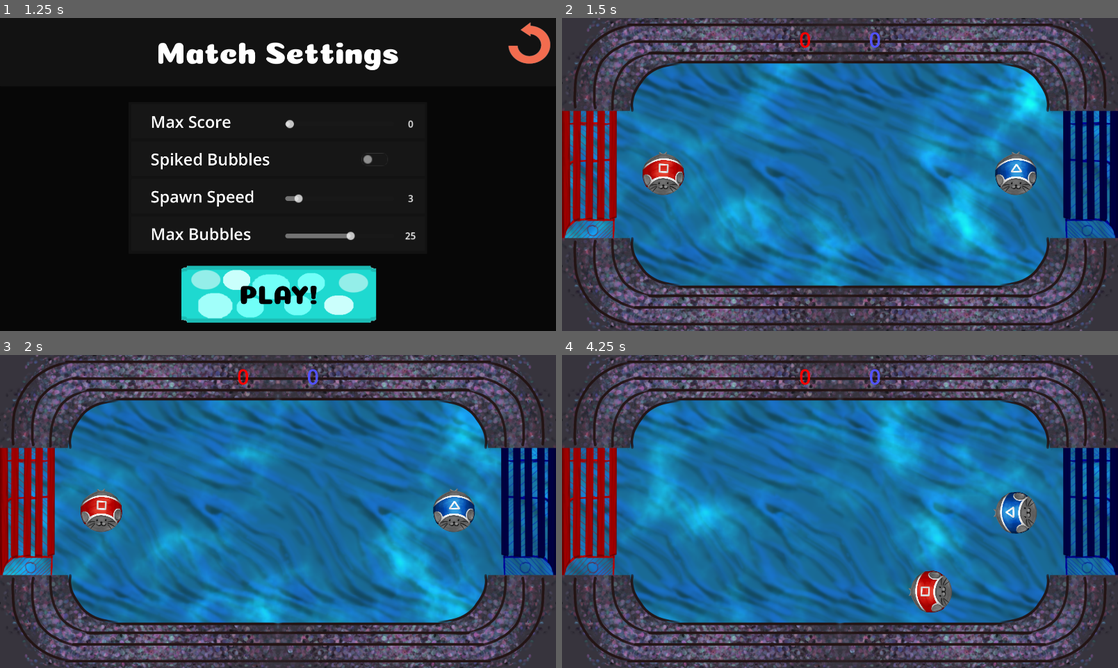
Above: before the commit, frames 1-4 (two rows, left to right).
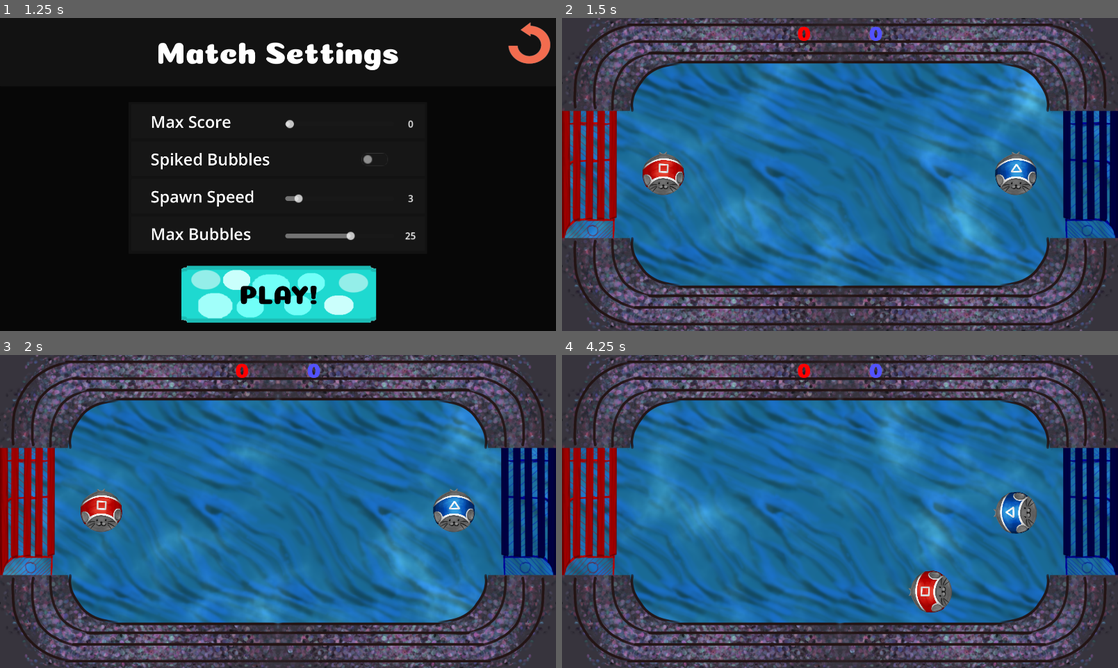
Above: after the commit, the same moments.

Repository: corpusCallosotomy/BubbleBowl
Game: Godot game, scene res://scenes/screens/menus/TitleScreen.tscn
Two runs of this game, one before a commit and one after it. Both use one fixed random seed, a clock stepped at 60 frames per second and the inputs below. The engine's default icon, where the game draws it, is replaced by a stand-in: a white triangle on a blue panel in a dark square.
Inputs:
- Up to frame 1 (1.25 s): click "Play" at 0.5 s
- Up to frame 2 (1.5 s): click "PLAY!" at 1.25 s
- Up to frame 3 (2 s): no input
- Up to frame 4 (4.25 s): hold D (P1_right) 2.03-2.78 s; tap Down (P2_down) at 2.1 s; hold S (P1_down) 2.78-3.53 s; tap Left (P2_left) at 2.85 s; hold D (P1_right) from 3.53 s (still down); tap Right (P2_right) at 3.6 s

Frame 1 is identical in both runs. In frame 2, 3.0% of the frame differs, in the area x 0-89%, y 2-86%; in frame 3, 3.1%, in the area x 0-97%, y 2-86%; in frame 4, 2.5%.

Commit message:
bubble enhance

Diff:
--- a/scenes/screens/arena/arena.tscn
+++ b/scenes/screens/arena/arena.tscn
@@ -1,18 +1,14 @@
-[gd_scene load_steps=19 format=3 uid="uid://pbnhy6mm8f56"]
-
+[gd_scene load_steps=20 format=3 uid="uid://dysj0hpncct4l"]
 
 [ext_resource type="PackedScene" uid="uid://cmkpgtxmycs8j" path="res://scenes/player/Player.tscn" id="1_etxjp"]
-[ext_resource type="PackedScene" path="res://scenes/screens/arena/goal.tscn" id="2_v7y4l"]
-[ext_resource type="Texture2D" uid="uid://b8hixirqnrfff" path="res://scenes/screens/arena/fieldmap.png" id="3_khlq0"]
 [ext_resource type="PackedScene" uid="uid://0rjhmhgrhrex" path="res://scenes/screens/arena/goal.tscn" id="2_v7y4l"]
 [ext_resource type="Texture2D" uid="uid://ca4ll8jd3evah" path="res://scenes/screens/arena/quickbg.png" id="4_cehqr"]
 [ext_resource type="Script" path="res://scenes/screens/arena/bubble_spawner.gd" id="5_k3v74"]
-
 [ext_resource type="Script" path="res://scripts/score_display.gd" id="6_alnfp"]
 [ext_resource type="Texture2D" uid="uid://qoo2rshqtl53" path="res://VFX/Sand_Texture_V2.png" id="6_jblcl"]
+[ext_resource type="FontFile" uid="uid://dl8o4ya01bbxk" path="res://art/UI/Font/Coiny-Regular.ttf" id="6_r7cgw"]
 [ext_resource type="Shader" path="res://VFX/VFX_Scene_Test.gdshader" id="8_12cvm"]
 [ext_resource type="Texture2D" uid="uid://blqc01j3w6hci" path="res://icon.svg" id="9_6inbr"]
-
 
 [sub_resource type="CircleShape2D" id="CircleShape2D_w3glh"]
 radius = 51.4781
@@ -26,6 +22,7 @@
 /fonts/Font = SubResource("FontVariation_o0ld8")
 
 [sub_resource type="LabelSettings" id="LabelSettings_h56k3"]
+font = ExtResource("6_r7cgw")
 font_size = 72
 
 [sub_resource type="FastNoiseLite" id="FastNoiseLite_qnldv"]
@@ -50,7 +47,7 @@
 shader_parameter/scroll2 = Vector2(-0.05, -0.05)
 shader_parameter/distortion_strength = 0.0600001
 shader_parameter/tone_color = Color(0, 0.4, 1, 1)
-shader_parameter/top_color = Color(0, 1, 1, 1)
+shader_parameter/top_color = Color(0.3657, 0.53, 0.53, 1)
 shader_parameter/light_start = 0.1
 shader_parameter/light_end = 1.0
 shader_parameter/noise1 = SubResource("NoiseTexture2D_i8pnp")
@@ -161,3 +158,16 @@
 material = SubResource("ShaderMaterial_rvomy")
 scale = Vector2(100, 100)
 texture = ExtResource("9_6inbr")
+
+[node name="ColorRect" type="ColorRect" parent="FloorSprite"]
+visible = false
+anchors_preset = 15
+anchor_right = 1.0
+anchor_bottom = 1.0
+offset_left = -5030.0
+offset_top = -3312.0
+offset_right = -5030.0
+offset_bottom = -3312.0
+grow_horizontal = 2
+grow_vertical = 2
+color = Color(0, 0, 0, 0.333333)
Binary file changed: VFX/BubbleSprite1.png
Binary file changed: VFX/BubbleSprite2.png
Binary file changed: VFX/BubbleSprite3.png
Binary file changed: VFX/BubbleSprite4.png
